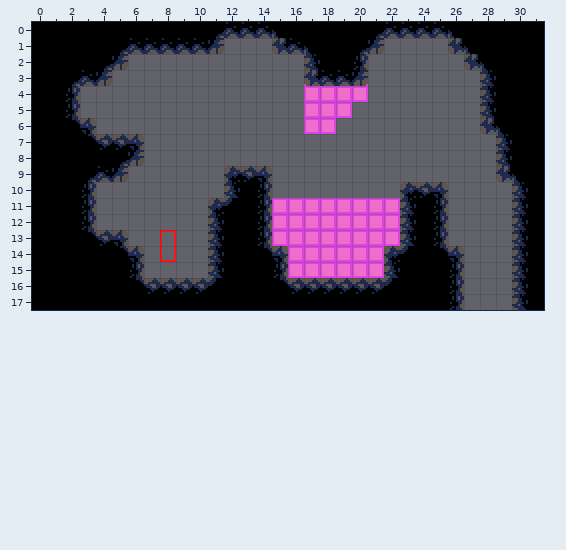
A Tiled map gets an edit: Assets/Tiles/Alex/LavaIntro.tmx. Above, as it was before the edit.
Cells are 8x8 px. Shown: x 0..31, y 0..17.
New version:
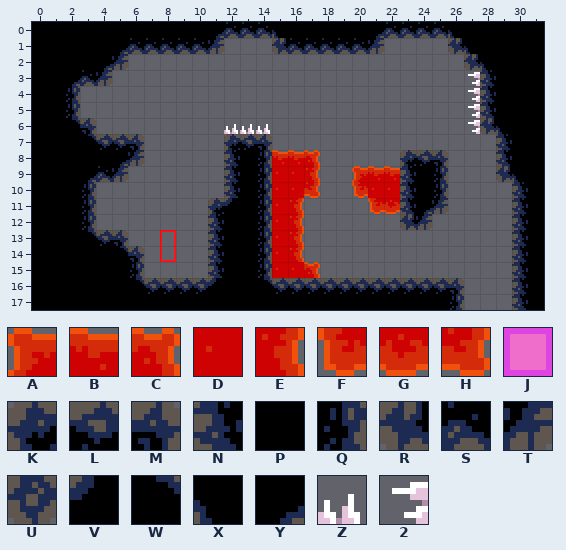
Key: from "Lava": A 0, B 1, C 2, D 7, E 8, F 12, G 13, H 14, J 18; from "Rocks": K 0, L 1, M 2, N 6, P 7, Q 8, R 12, S 13, T 14, U 16, V 22, W 23, X 28, Y 29; from "Spikes": Z 0 "SpikeUp", 2 1 "SpikeLeft".
_ is an empty cell.
Objects are placed by their top-left corner, in cells (3,4 is the top-left corner of cell 3,4); size is 1x1 cell unless given.
Tiles replaced or removed in this view: J, K, L, M, N, P, Q, R, S, T, V, W, X, Y.
Changes in this commit:
Changed rows in their new state; . is an unchanged cell.
Layer "Lava":
first column x 15:
 3 ..____...
 4 ..____...
 5 ..___....
 6 ..__.....
 8 BBC......
 9 DDE..ABB.
10 DDH..FDD.
11 DE____FG.
12 DE______U
13 DE______.
14 DE_____..
15 DDC____..
Layer "Ground":
first column x 17:
 1 SSSS
 2 ____
 3 ____
first column x 12:
 7 KLM............
 8 NPQ........KLM.
 9 NPQ........NPQ.
10 ...........NPQ.
11 ............YT.
12 ...........RT_.
13 ...........___.
14 ..Q_......_____
15 ..Q_......_____
16 ..WL......LLLLM
Layer "Mechanics":
added: 2 "SpikeLeft" at 27,3
added: 2 "SpikeLeft" at 27,4
added: 2 "SpikeLeft" at 27,5
added: Z "SpikeUp" at 14,6
added: Z "SpikeUp" at 13,6
added: Z "SpikeUp" at 12,6
added: 2 "SpikeLeft" at 27,6
Where, in picture pixels (left, top, right, bottom), the same in both pictures:
changed: (224, 38, 464, 294)
added: (468, 72, 480, 134)
